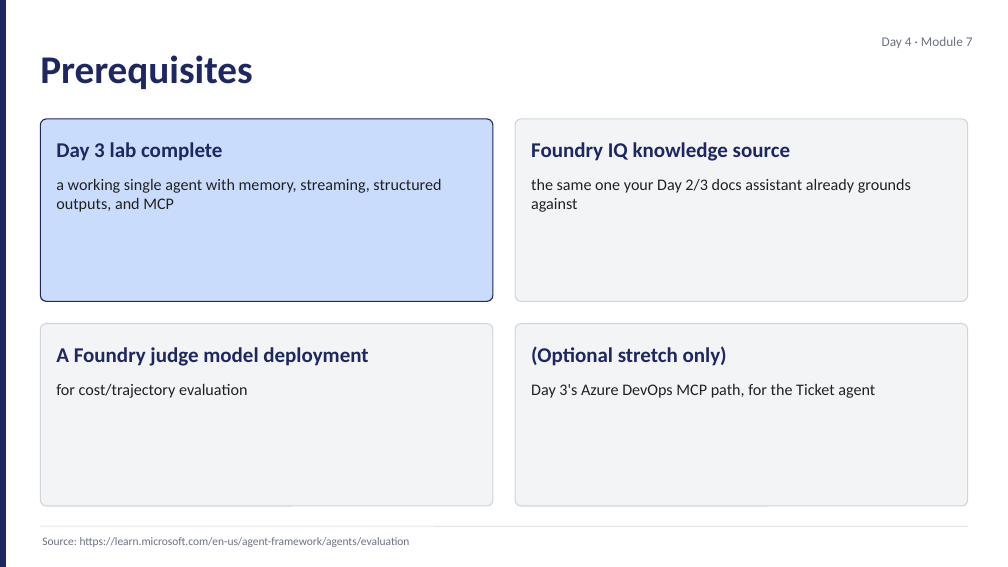
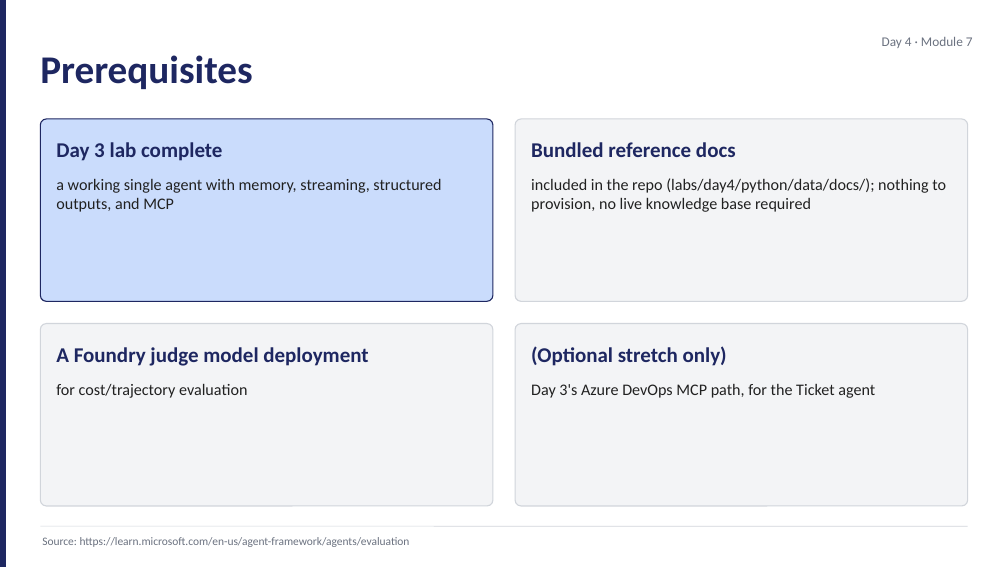
Before and after one commit to JimPiquant/Building-AI-Apps-and-Agents, a slide deck: slide 9 of decks/day4/module-7-lab-kickoff.pptx. Drawn at 1008x567 pixels with LibreOffice and Linux fonts; fonts in the diff are those of the drawing. Boxes give left, top, right and bottom in pixels: in the first picture for what was removed or moved away, otherwise in the second. Text is boxed around its words. In the diff, an @@ line names an element or a change of style, - is before the commit and + after.

```diff
--- a/decks/day4/module-7-lab-kickoff.pptx
+++ b/decks/day4/module-7-lab-kickoff.pptx
@@ text at [531,142,736,157]: text changed @@
-Foundry IQ knowledge source
+Bundled reference docs
@@ text at [531,178,946,212]: text changed @@
-the same one your Day 2/3 docs assistant already grounds against
+included in the repo (labs/day4/python/data/docs/); nothing to provision, no live knowledge base required
```
Also in this commit, not shown: 24 other files.
